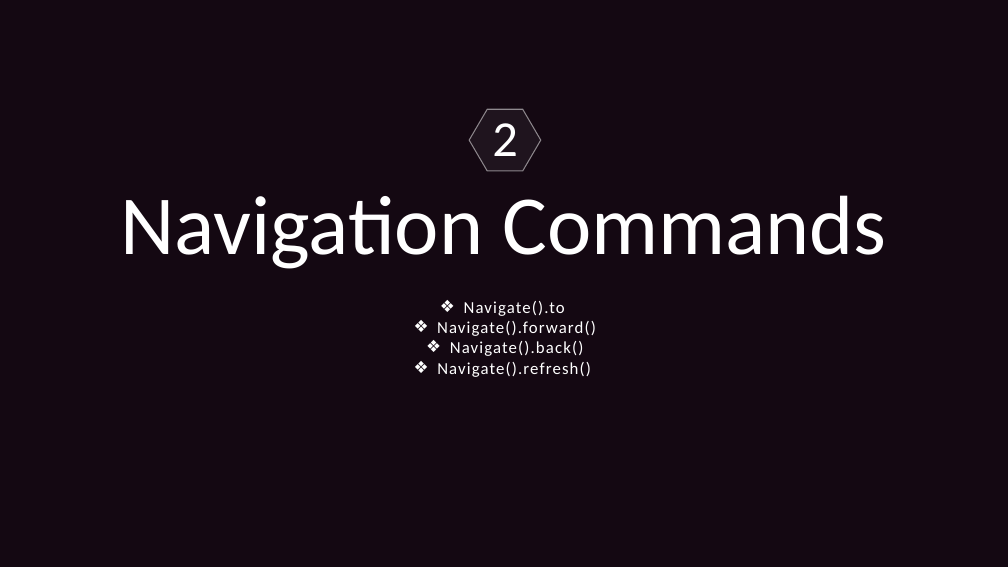
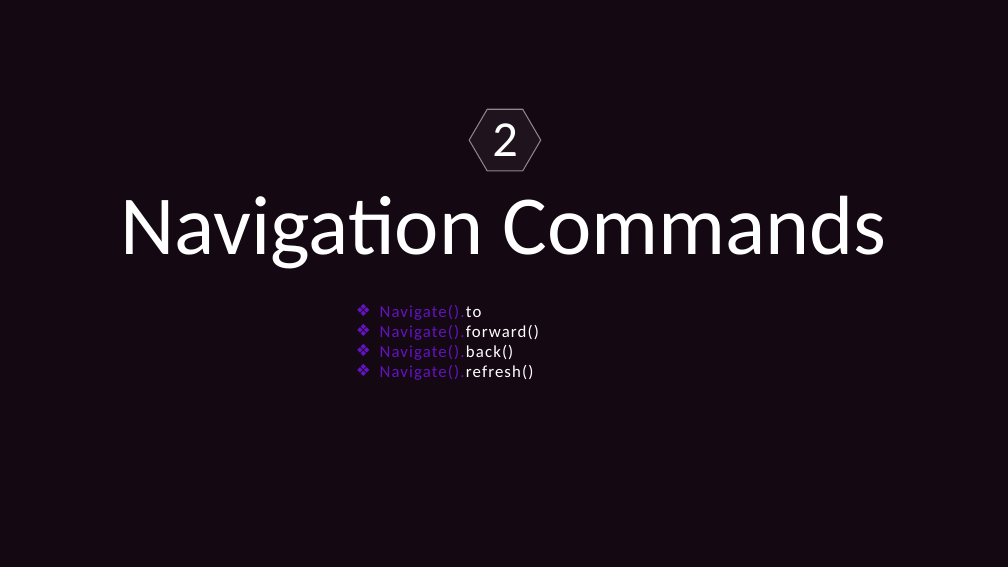
Before and after one commit to Ajin007/IRC_Docs, a slide deck: slide 11 of Students PPT.pptx (slide 10 before the commit). Drawn at 1008x567 pixels with LibreOffice and Linux fonts; fonts in the diff are those of the drawing. Boxes give left, top, right and bottom in pixels: in the first picture for what was removed or moved away, otherwise in the second. Text is boxed around its words. In the diff, an @@ line names an element or a change of style, - is before the commit and + after.

```diff
--- a/Students PPT.pptx
+++ b/Students PPT.pptx
@@ text "Navigate().to" at (x1=380, y1=305, x2=539, y2=380): text colour #FFFFFF to #6413C0 in "Navigate().to", "Navigate().forward()", "Navigate().back()", "Navigate().refresh()"; alignment centre to left @@
```
Also in this commit, not shown: 7 other slides changed, 33 slides added, 1 slide removed.
